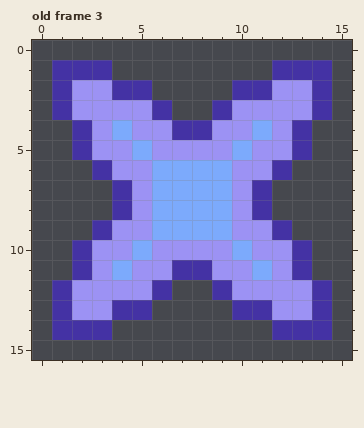
A pixel-art file gets an edit: Assets/Weapons/PhaseBeam.aseprite. The picture above is the old version.
16x16 pixels, 4 frames. Shown: old frame 3. The commit also changed other frames, which this record leaves out.
And afterwards:
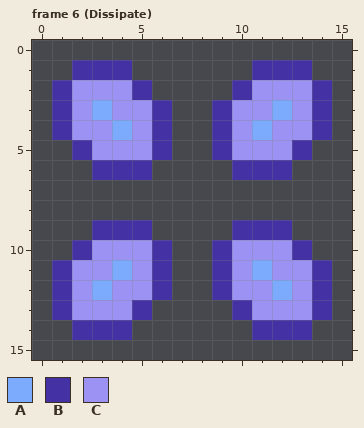
Palette (. is transparent): A #7caafc  B #4432a4  C #9c92f4
A new or re-ordered frame is compared with the old frame closest to it.
Difference:
frames 4 -> 7
Frame 6 (Dissipate) is new; against old frame 3:
Colour A replaces colour C in row 3 at x 3 and 12; in row 12 at x 3 and 12.
Colour B is added in row 1 at x 4 and 11; in row 4 at x 1 and 14; in row 11 at x 1 and 14; in row 14 at x 4 and 11.
Colour B replaces colour C in rows 4 to 5 at x 6 and 9; in row 6 at x 4 to 5 and 10 to 11; in row 9 at x 4 to 5 and 10 to 11; in rows 10 to 11 at x 6 and 9.
Colour C replaces colour A in row 5 at x 5 and 10; in row 10 at x 5 and 10.
Colour C replaces colour B in row 2 at x 4 and 11; in row 4 at x 2 and 13; in row 11 at x 2 and 13; in row 13 at x 4 and 11.
Colour A is removed in rows 6 to 9 at x 6 to 9.
Colour B is removed in row 1 at x 1 and 14; in row 4 at x 7 to 8; in rows 7 to 8 at x 4 and 11; in row 11 at x 7 to 8; in row 14 at x 1 and 14.
Colour C is removed in row 5 at x 7 to 8; in rows 7 to 8 at x 5 and 10; in row 10 at x 7 to 8.
Where, in picture pixels (left, top, right, bottom), the same in both pictures:
changed: (52, 60, 332, 340)
